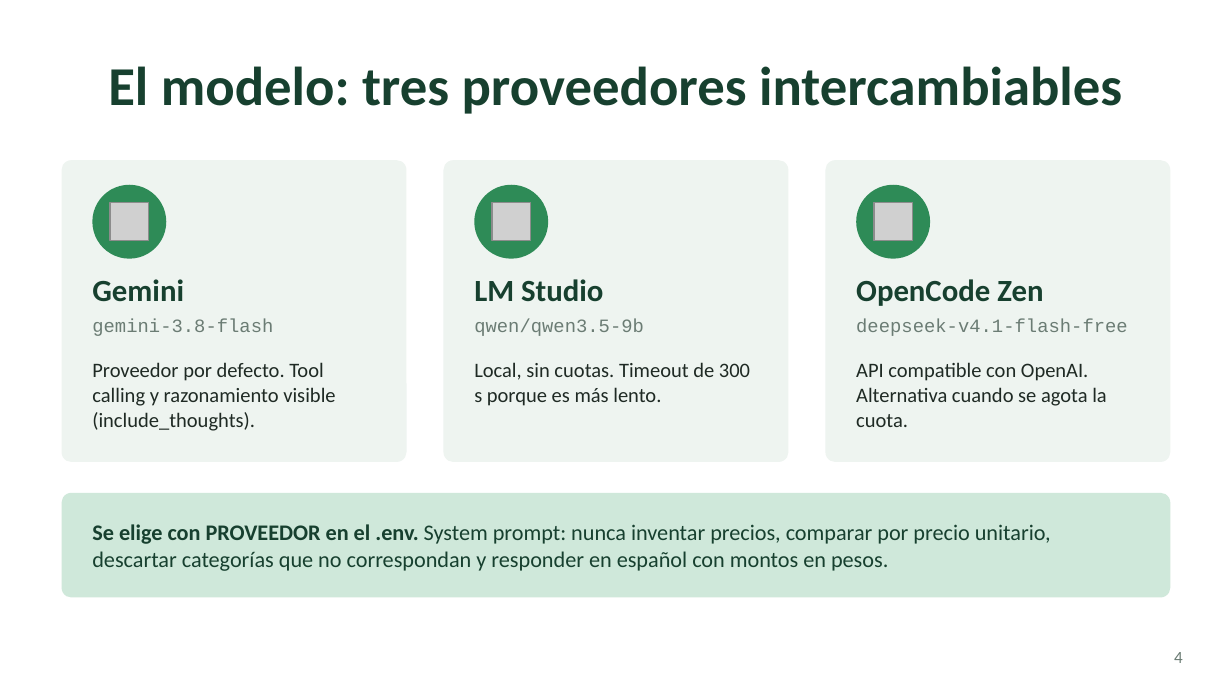
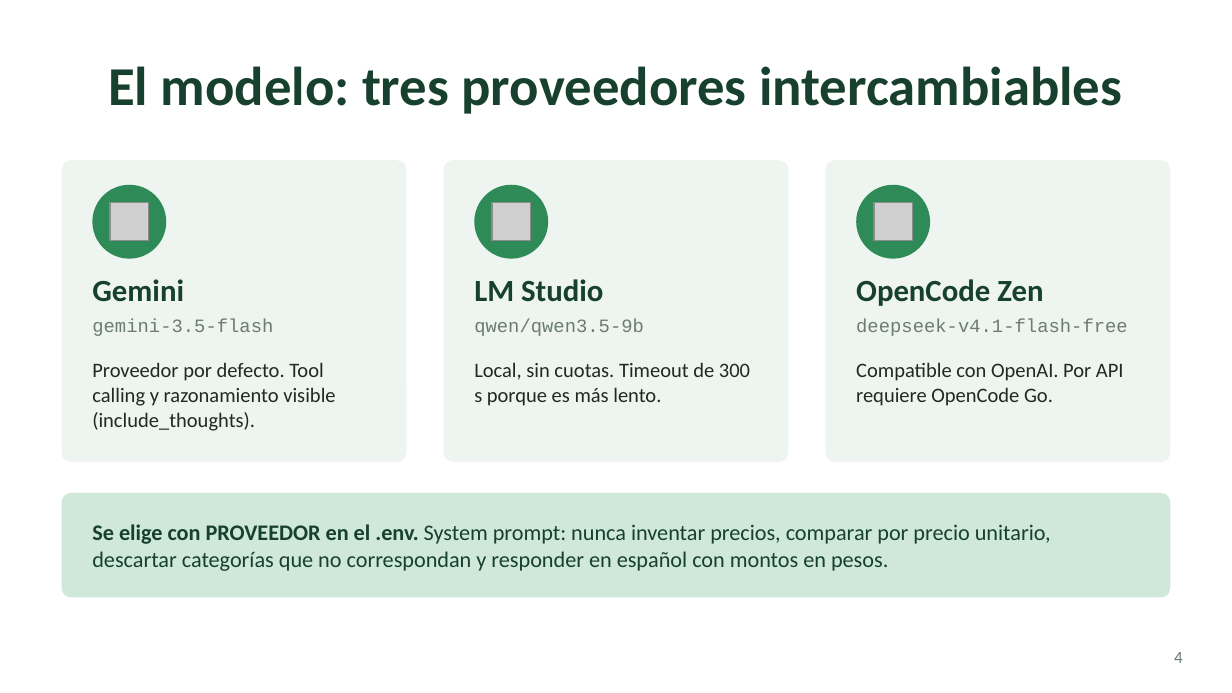
Before and after one commit to cuellojoaquinn/agente-de-supermercado, a slide deck: slide 4 of presentacion/super-agente.pptx. Drawn at 1232x693 pixels with LibreOffice and Linux fonts; fonts in the diff are those of the drawing; grey boxes stand for pictures. Boxes give left, top, right and bottom in pixels: in the first picture for what was removed or moved away, otherwise in the second. Text is boxed around its words. In the diff, an @@ line names an element or a change of style, - is before the commit and + after.

```diff
--- a/presentacion/super-agente.pptx
+++ b/presentacion/super-agente.pptx
@@ text at [92,319,273,336]: text changed @@
-gemini-3.8-flash
+gemini-3.5-flash
@@ text at [856,362,1124,406]: text changed @@
-API compatible con OpenAI. Alternativa cuando se agota la cuota.
+Compatible con OpenAI. Por API requiere OpenCode Go.
```
Also in this commit, not shown: 8 other slides changed, 4 slides added, 1 other file.
